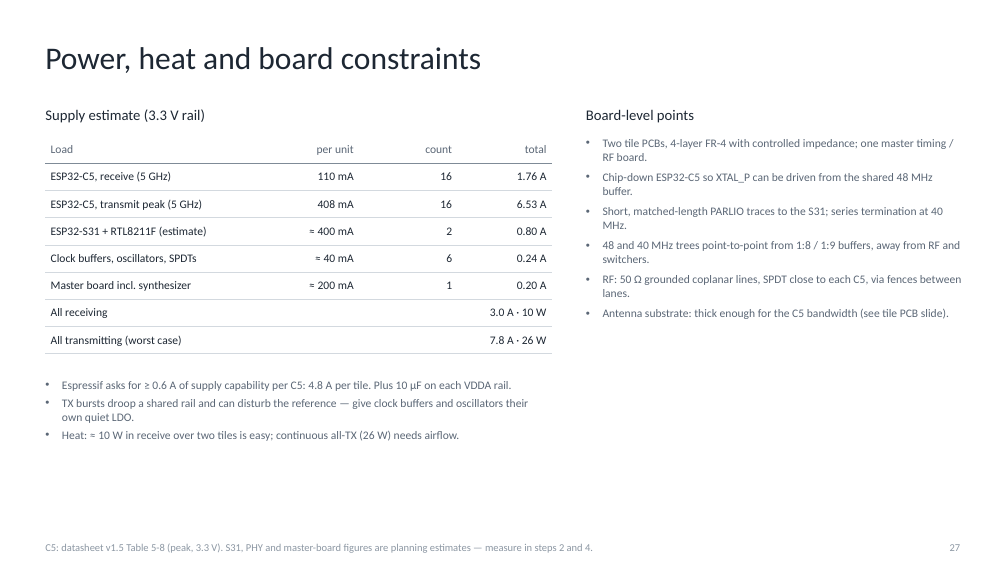
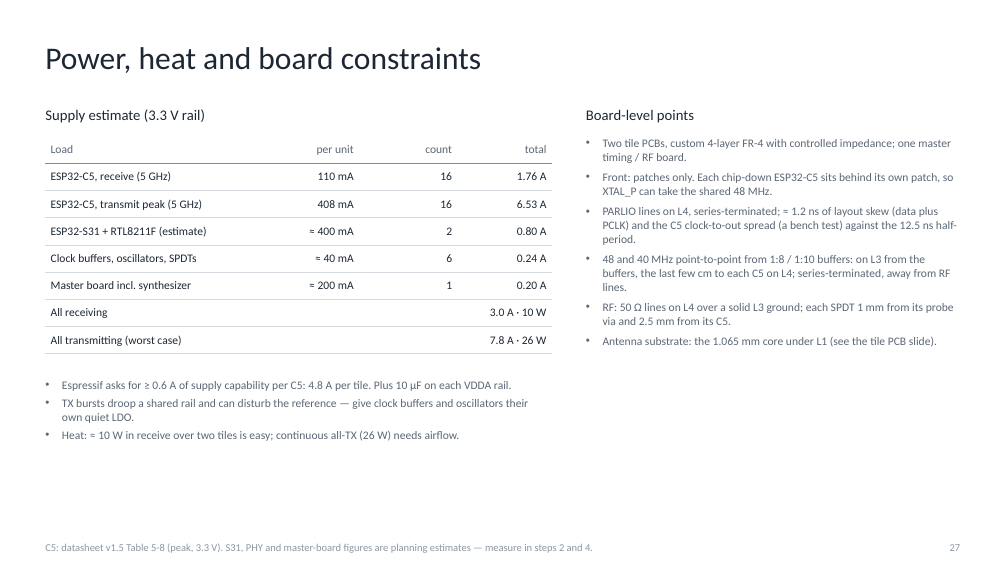
Before and after one commit to Seguar/seguar.github.io, a slide deck: slide 27 of esp32-c5-phased-array/deck/esp32_c5_phased_array_2x8_tiles.pptx. Drawn at 1008x567 pixels with LibreOffice and Linux fonts; fonts in the diff are those of the drawing. Boxes give left, top, right and bottom in pixels: in the first picture for what was removed or moved away, otherwise in the second. Text is boxed around its words. In the diff, an @@ line names an element or a change of style, - is before the commit and + after.

```diff
--- a/esp32-c5-phased-array/deck/esp32_c5_phased_array_2x8_tiles.pptx
+++ b/esp32-c5-phased-array/deck/esp32_c5_phased_array_2x8_tiles.pptx
@@ text at (603, 139, 957, 347): text changed @@
-• Two tile PCBs, 4-layer FR-4 with controlled impedance; one master timing / RF board.
-• Chip-down ESP32-C5 so XTAL_P can be driven from the shared 48 MHz buffer.
-• Short, matched-length PARLIO traces to the S31; series termination at 40 MHz.
-• 48 and 40 MHz trees point-to-point from 1:8 / 1:9 buffers, away from RF and switchers.
-• RF: 50 Ω grounded coplanar lines, SPDT close to each C5, via fences between lanes.
-• Antenna substrate: thick enough for the C5 bandwidth (see tile PCB slide).
+• Two tile PCBs, custom 4-layer FR-4 with controlled impedance; one master timing / RF board.
+• Front: patches only. Each chip-down ESP32-C5 sits behind its own patch, so XTAL_P can take the shared 48 MHz.
+• PARLIO lines on L4, series-terminated; ≈ 1.2 ns of layout skew (data plus PCLK) and the C5 clock-to-out spread (a bench test) against the 12.5 ns half-period.
+• 48 and 40 MHz point-to-point from 1:8 / 1:10 buffers: on L3 from the buffers, the last few cm to each C5 on L4; series-terminated, away from RF lines.
+• RF: 50 Ω lines on L4 over a solid L3 ground; each SPDT 1 mm from its probe via and 2.5 mm from its C5.
+• Antenna substrate: the 1.065 mm core under L1 (see the tile PCB slide).
```
Also in this commit, not shown: 8 other slides changed, 14 other files.
